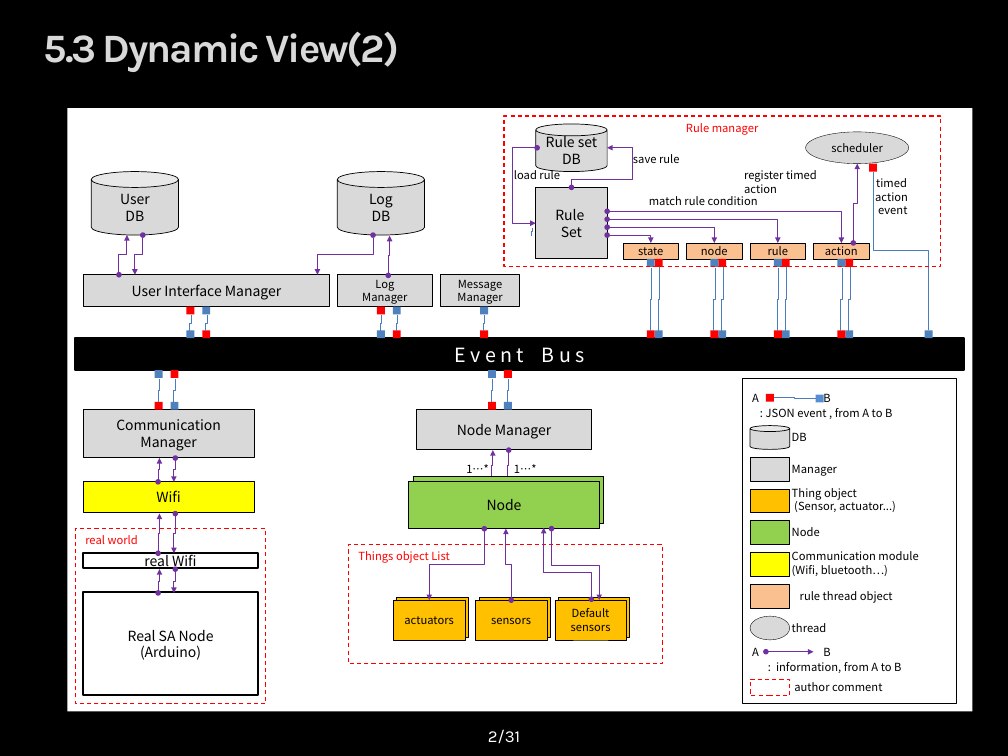
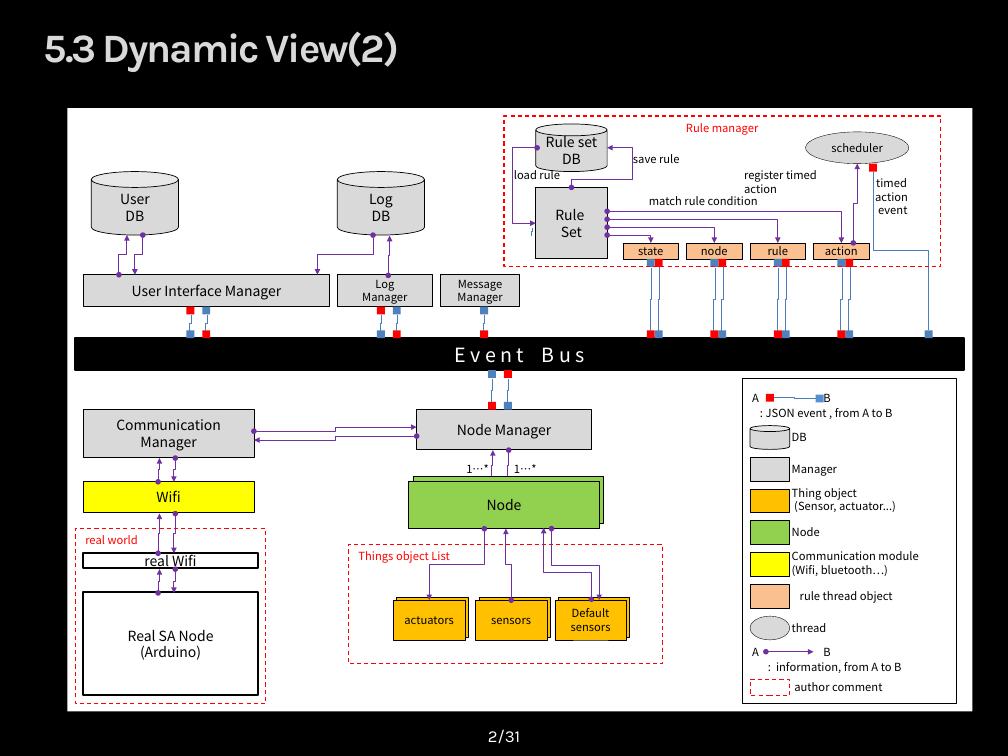
Before and after one commit to youkkwon/smarthome, a slide deck: slide 2 of doc/dynamic view 15060900.pptx. Drawn at 1008x756 pixels with LibreOffice and Linux fonts; fonts in the diff are those of the drawing; background and template pictures are left out. Boxes give left, top, right and bottom in pixels: in the first picture for what was removed or moved away, otherwise in the second. Text is boxed around its words. In the diff, an @@ line names an element or a change of style, - is before the commit and + after.

Commit message:
update relation between NM and CM
update relation between NM and CM

```diff
--- a/doc/dynamic view 15060900.pptx
+++ b/doc/dynamic view 15060900.pptx
@@ rectangle removed at <box>155,370,163,378</box> @@
@@ elbow line removed from (159, 379) to (158, 402) @@
@@ rectangle removed at <box>170,370,178,378</box> @@
@@ elbow line removed from (173, 402) to (175, 379) @@
@@ rectangle removed at <box>155,402,163,410</box> @@
@@ rectangle removed at <box>170,402,178,410</box> @@
@@ elbow double arrow added from (254, 431) to (416, 427), #7030A0 0.75 pt @@
@@ elbow double arrow added from (416, 436) to (254, 440), #7030A0 0.75 pt @@
```
